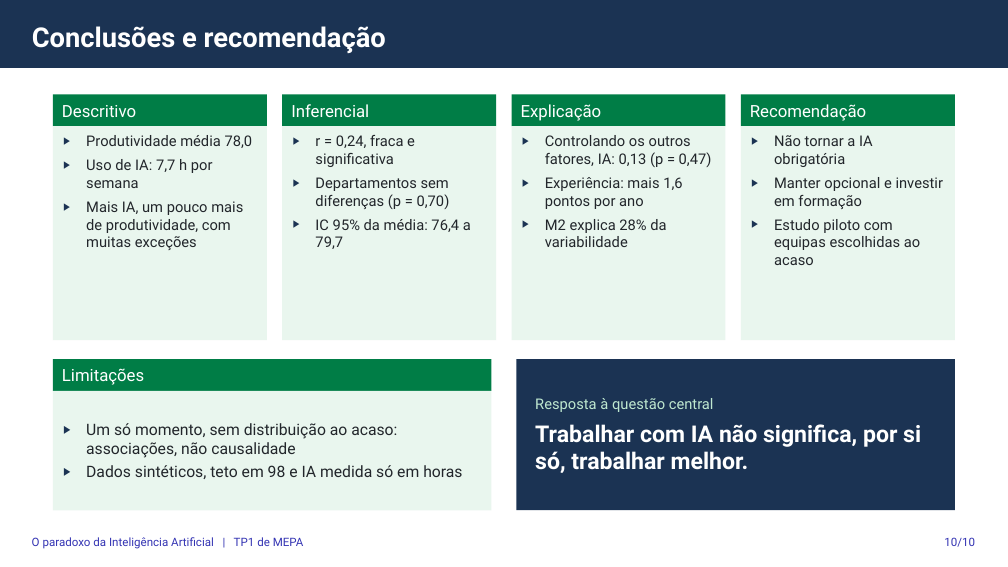
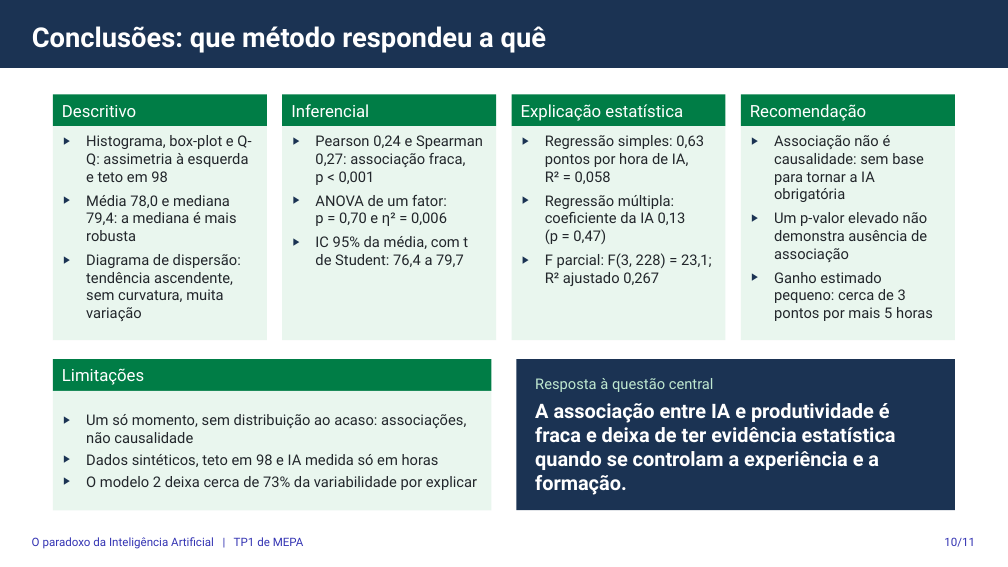
Before and after one commit to gcoutinho-ipca/tp1-mepa-ia-produtividade, a slide deck: slide 10 of Apresentacao_Defesa_TP1_MEPA.pptx. Drawn at 1008x567 pixels with LibreOffice and Linux fonts; fonts in the diff are those of the drawing. Boxes give left, top, right and bottom in pixels: in the first picture for what was removed or moved away, otherwise in the second. Text is boxed around its words. In the diff, an @@ line names an element or a change of style, - is before the commit and + after.

```diff
--- a/Apresentacao_Defesa_TP1_MEPA.pptx
+++ b/Apresentacao_Defesa_TP1_MEPA.pptx
@@ title at box(32, 26, 546, 53): text changed @@
-Conclusões e recomendação
+Conclusões: que método respondeu a quê
@@ text in rectangle at box(521, 104, 683, 121): text changed @@
-Explicação
+Explicação estatística
@@ text in rectangle at box(86, 135, 251, 321): text changed @@
-▶ Produtividade média 78,0
-▶ Uso de IA: 7,7 h por semana
-▶ Mais IA, um pouco mais de produtividade, com muitas exceções
+▶ Histograma, box-plot e Q-Q: assimetria à esquerda e teto em 98
+▶ Média 78,0 e mediana 79,4: a mediana é mais robusta
+▶ Diagrama de dispersão: tendência ascendente, sem curvatura, muita variação
@@ text in rectangle at box(315, 135, 483, 267): text changed @@
-▶ r = 0,24, fraca e significativa
-▶ Departamentos sem diferenças (p = 0,70)
-▶ IC 95% da média: 76,4 a 79,7
+▶ Pearson 0,24 e Spearman 0,27: associação fraca, p < 0,001
+▶ ANOVA de um fator: p = 0,70 e η² = 0,006
+▶ IC 95% da média, com t de Student: 76,4 a 79,7
@@ text in rectangle at box(545, 135, 712, 286): text changed @@
-▶ Controlando os outros fatores, IA: 0,13 (p = 0,47)
-▶ Experiência: mais 1,6 pontos por ano
-▶ M2 explica 28% da variabilidade
+▶ Regressão simples: 0,63 pontos por hora de IA, R² = 0,058
+▶ Regressão múltipla: coeficiente da IA 0,13 (p = 0,47)
+▶ F parcial: F(3, 228) = 23,1; R² ajustado 0,267
@@ text in rectangle at box(774, 135, 933, 321): text changed @@
-▶ Não tornar a IA obrigatória
-▶ Manter opcional e investir em formação
-▶ Estudo piloto com equipas escolhidas ao acaso
+▶ Associação não é causalidade: sem base para tornar a IA obrigatória
+▶ Um p-valor elevado não demonstra ausência de associação
+▶ Ganho estimado pequeno: cerca de 3 pontos por mais 5 horas
@@ text in rectangle at box(86, 414, 466, 467): size 15 to 14 pt in "Um só momento, sem distribuição ao acaso: ...", "Dados sintéticos, teto em 98 e IA ..." @@
@@ text in rectangle at box(535, 403, 896, 495): text changed; size 22 to 19 pt @@
-Trabalhar com IA não significa, por si só, trabalhar melhor.
+A associação entre IA e produtividade é fraca e deixa de ter evidência estatística quando se controlam a experiência e a formação.
@@ text in rectangle at box(86, 476, 477, 490): paragraph added @@
+▶ O modelo 2 deixa cerca de 73% da variabilidade por explicar
@@ text at box(944, 537, 975, 547): text changed @@
-10/10
+10/11
```
Also in this commit, not shown: 8 other slides changed, 1 slide added, 5 other files.
